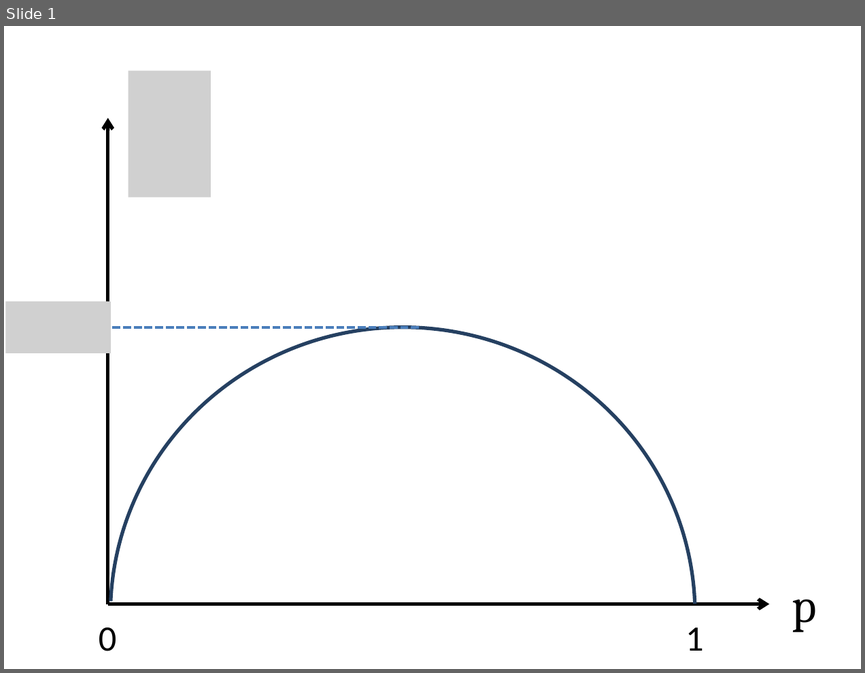
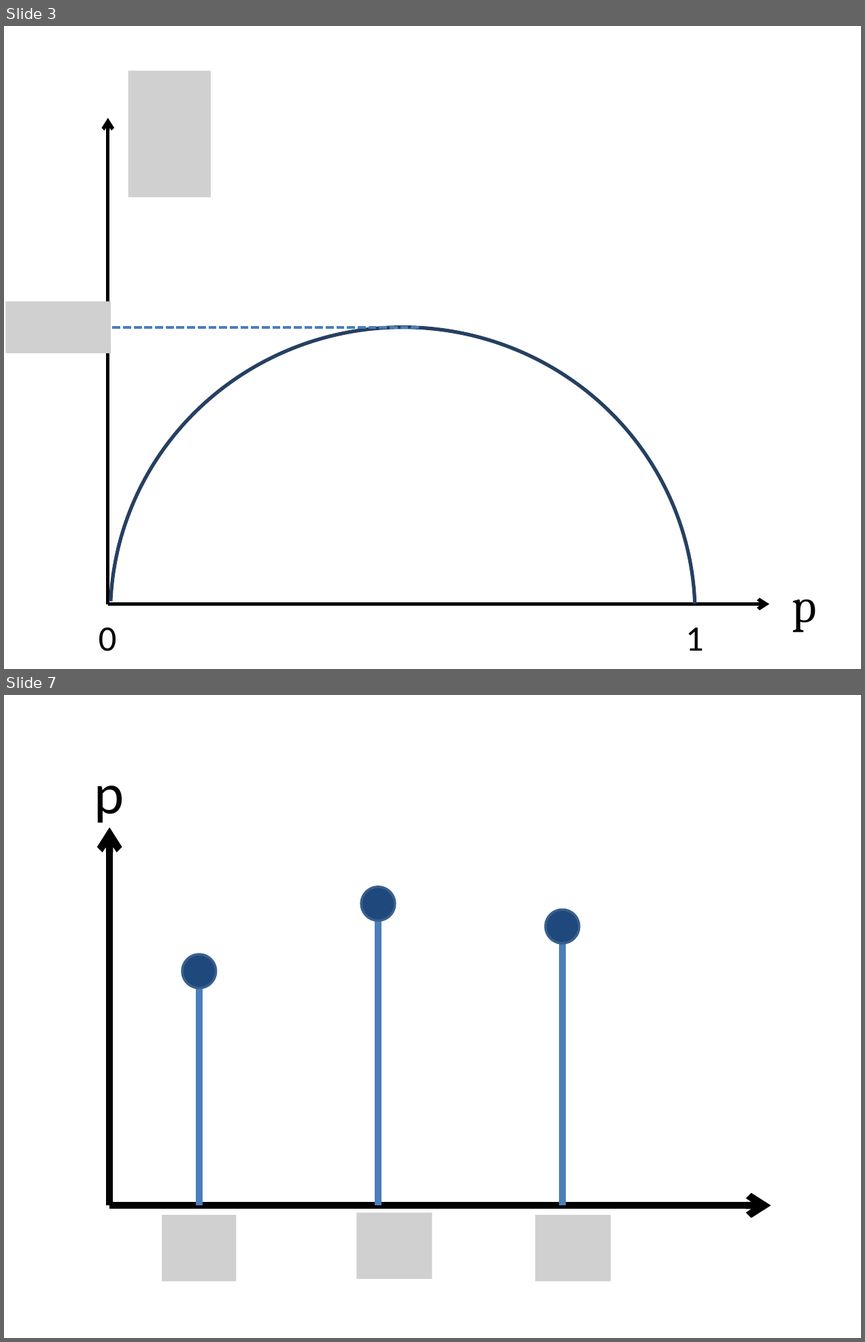
Before and after one commit to sophiahenckell/HIWI_Computersimulation, a slide deck: Bilder.pptx. Shown one above the other, each under a label of ours: slide 1 before the commit, slides 3 and 7 after it; the slides between them are not shown. The pictures are 865x673 and 865x1342 pixels, drawn with LibreOffice and Linux fonts; fonts in the diff are those of the drawing; grey boxes stand for pictures. Boxes give left, top, right and bottom in pixels: in the first picture for what was removed or moved away, otherwise in the second. Text is boxed around its words. In the diff, an @@ line names an element or a change of style, - is before the commit and + after.

```diff
--- a/Bilder.pptx
+++ b/Bilder.pptx
@@ slide 7 added at (4,695,861,1338), background #FFFFFF @@
@@ text added at (94,785,124,823), 48 pt, text #000000 @@
+p
@@ arrow added from (109, 1205) to (109, 827), #000000 6 pt @@
@@ ellipse added at (361,887,395,920), fill #1F497D, outline #3A5F8C 2 pt @@
@@ line added from (379, 1205) to (379, 915), #4B7EBC 6 pt @@
@@ ellipse added at (545,909,579,943), fill #1F497D, outline #3A5F8C 2 pt @@
@@ line added from (563, 1205) to (563, 938), #4B7EBC 6 pt @@
@@ ellipse added at (182,954,215,987), fill #1F497D, outline #3A5F8C 2 pt @@
@@ line added from (199, 1205) to (199, 982), #4B7EBC 6 pt @@
@@ arrow added from (109, 1205) to (771, 1205), #000000 6 pt @@
@@ picture added at (162,1215,236,1281) @@
@@ picture added at (356,1212,432,1278) @@
@@ picture added at (535,1215,611,1281) @@
@@ what was slide 1 is now slide 3 @@
```
Also in this commit, not shown: 26 other slides added, 5 other files.
